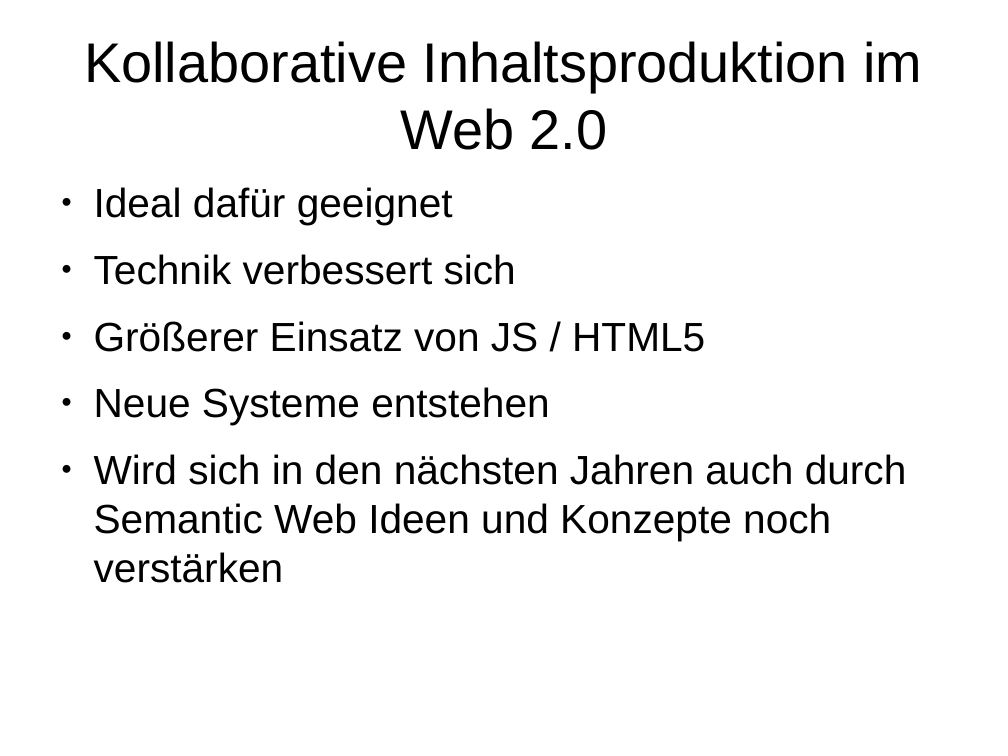
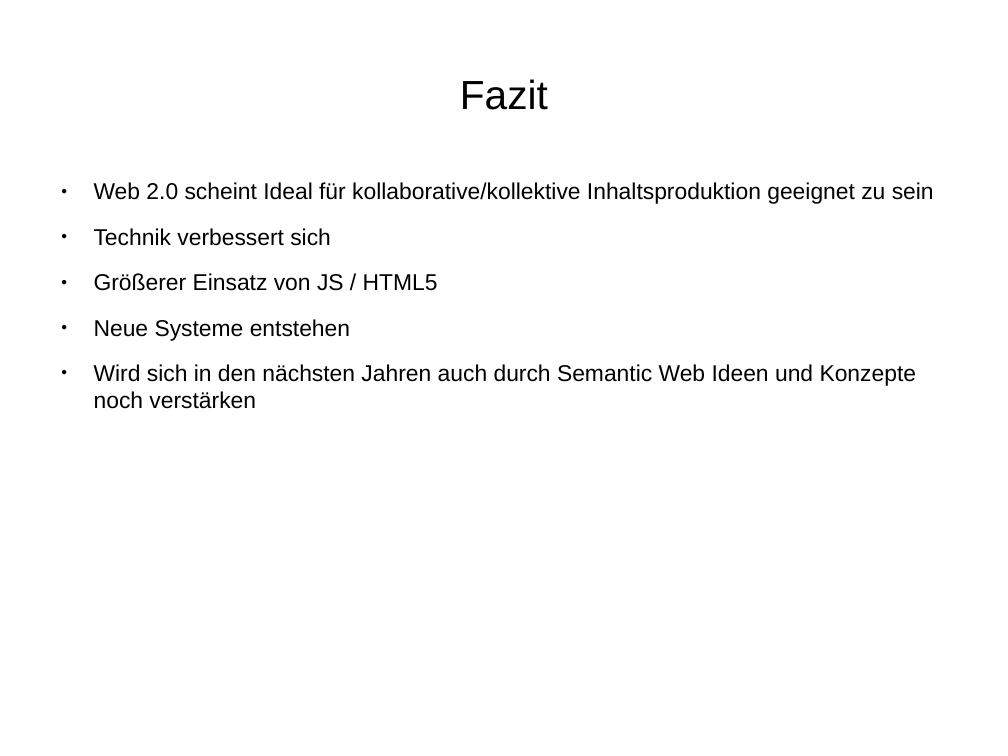
Before and after one commit to rommsen/Seminar_1905, a slide deck: slide 32 of referat/Kapitel4.odp (slide 29 before the commit). Drawn at 1008x756 pixels with LibreOffice and Linux fonts; fonts in the diff are those of the drawing. Boxes give left, top, right and bottom in pixels: in the first picture for what was removed or moved away, otherwise in the second. Text is boxed around its words. In the diff, an @@ line names an element or a change of style, - is before the commit and + after.

```diff
--- a/referat/Kapitel4.odp
+++ b/referat/Kapitel4.odp
@@ title at box(460, 79, 548, 110): text changed; size 44 to 32 pt @@
-Kollaborative Inhaltsproduktion im Web 2.0
+Fazit
@@ text at box(94, 182, 934, 204): text changed; size 32 to 18 pt @@
-● Ideal dafür geeignet
+● Web 2.0 scheint Ideal für kollaborative/kollektive Inhaltsproduktion geeignet zu sein
@@ text at box(94, 228, 917, 409): size 32 to 18 pt in "Technik verbessert sich", "Größerer Einsatz von JS / HTML5", "Neue Systeme entstehen", "Wird sich in den nächsten Jahren auch ..." @@
```
Also in this commit, not shown: 4 other slides changed, 6 slides added, 2 slides removed.
